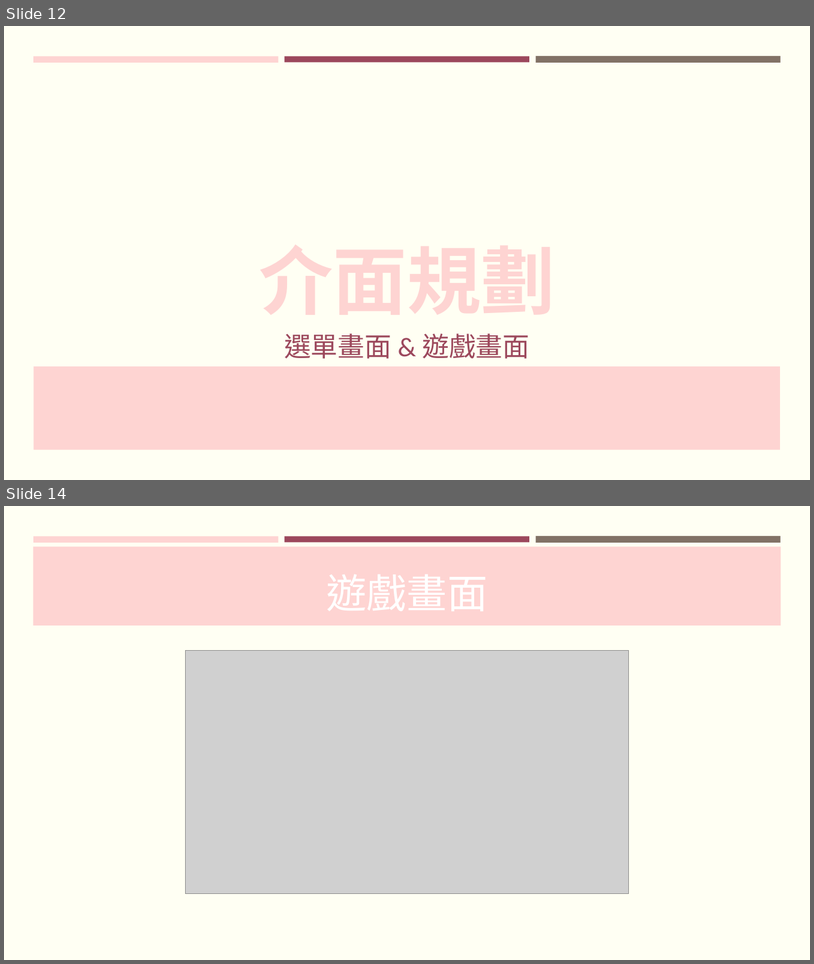
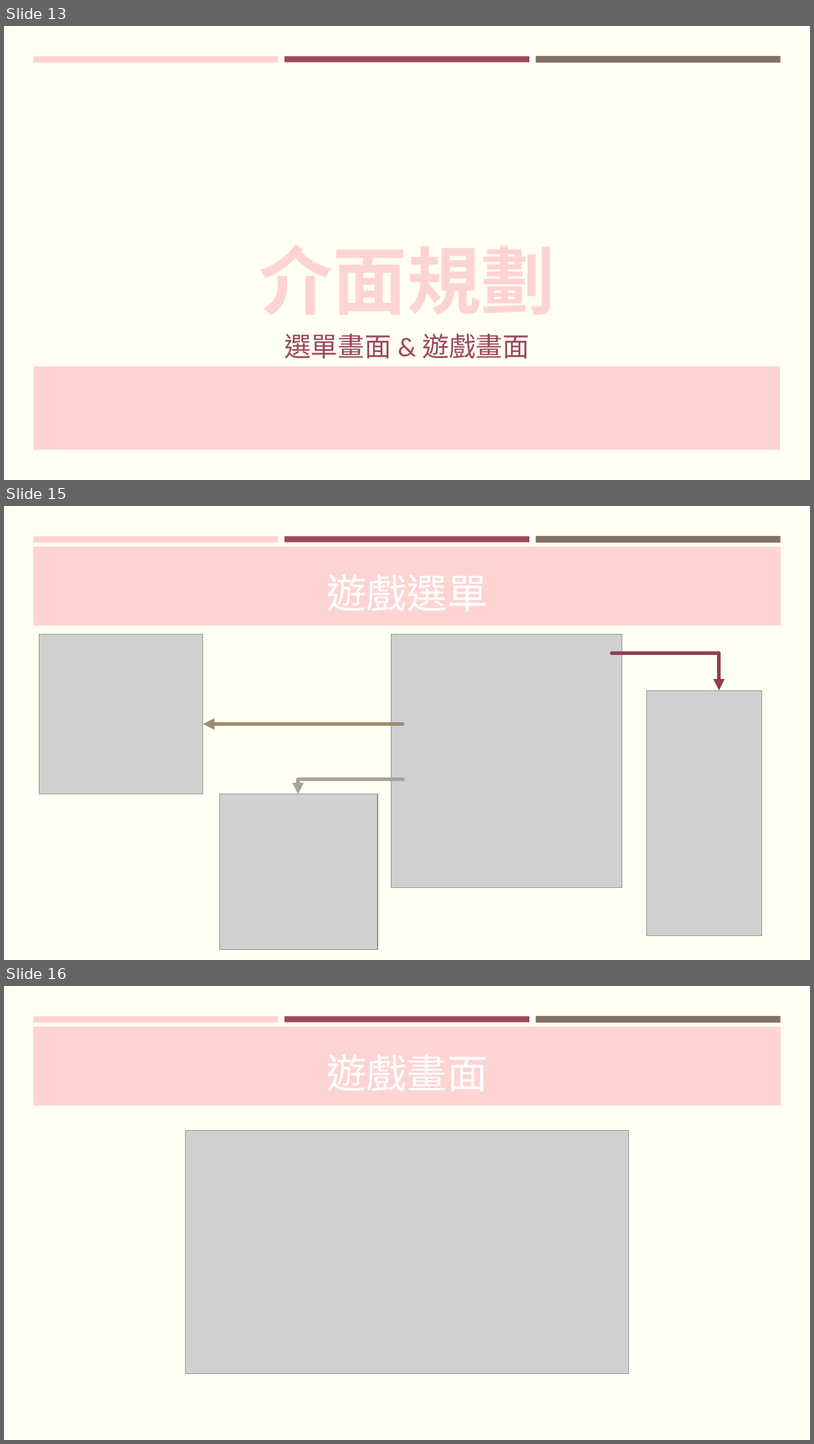
Before and after one commit to FalconLee1011/Java-Final, a slide deck: PPT/JAVA Final project.pptx. Shown one above the other, each under a label of ours: slides 12 and 14 before the commit, slides 13, 15 and 16 after it; the slides between them are not shown. The pictures are 814x964 and 814x1444 pixels, drawn with LibreOffice and Linux fonts; fonts in the diff are those of the drawing; grey boxes stand for pictures. Boxes give left, top, right and bottom in pixels: in the first picture for what was removed or moved away, otherwise in the second. Text is boxed around its words. In the diff, an @@ line names an element or a change of style, - is before the commit and + after.

```diff
--- a/PPT/JAVA Final project.pptx
+++ b/PPT/JAVA Final project.pptx
@@ slide 15 added at [4,506,810,960], background #FFFFF3; not listed: 4 template elements that a slide beside it also shows @@
@@ picture added at [39,634,203,794] @@
@@ picture added at [391,634,622,888] @@
@@ elbow arrow added from (612, 653) to (720, 691), #8C4153 4.5 pt @@
@@ picture added at [647,691,762,936] @@
@@ arrow added from (402, 724) to (203, 724), #A28C6C 4.5 pt @@
@@ elbow arrow added from (403, 779) to (298, 794), #A8A39E 4.5 pt @@
@@ picture added at [219,794,378,949] @@
@@ what was slide 12 is now slide 13 @@
@@ what was slide 14 is now slide 16 @@
```
Also in this commit, not shown: 4 slides changed, 1 other slide added.
